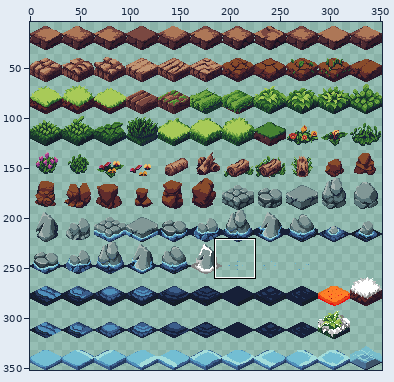
Sprite sheet -- resources/textures/spritesheet.png. Above: a wide view before the commit, with the close-up outlined.
Close-up. Earlier state:
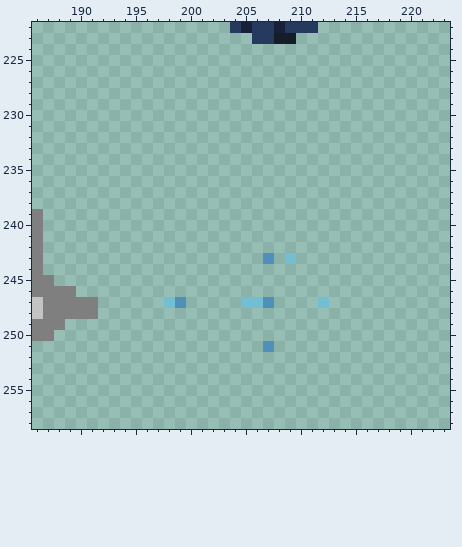
The file is 352x352 pixels. Colours within 5 levels of each other are drawn and written as one. Shown: x 186..223, y 222..258. The wide view leaves out empty margins.
After:
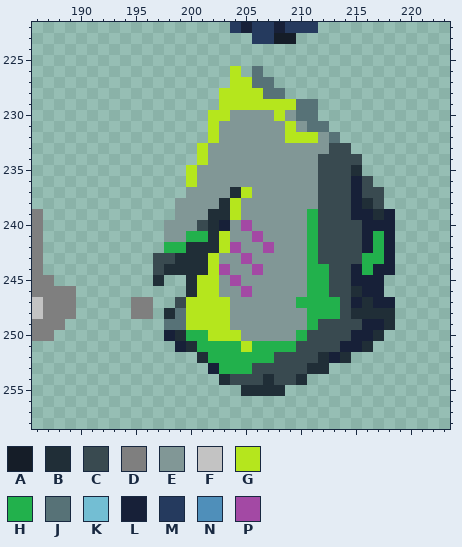
Palette (. is transparent): A #151d28  B #202e37  C #394a50  D #7f7f7f  E #819796  F #c3c3c3  G #b5e61d  H #22b14c  J #577277  K #73bed3  L #172038  M #253a5e  N #4f8fba  P #a349a4
Changes in this commit:
y 226: x 204 . -> G; x 206 . -> J
y 227: x 204..207 .... -> GGJJ
y 228: x 203..208 ...... -> GGGGJJ
y 229: x 203..211 ......... -> GGGGGGGJJ
y 230: x 202..211 .......... -> GGEEEEGEJJ
y 231: x 202..212 ........... -> GEEEEEEGEJJ
y 232: x 202..213 ............ -> GEEEEEEGGGEJ
y 233: x 201..214 .............. -> GEEEEEEEEEEECC
y 234: x 201..215 ............... -> GEEEEEEEEEECCCC
y 235: x 200..215 ................ -> GEEEEEEEEEEECCCB
y 236: x 200..216 ................. -> GEEEEEEEEEEECCCLC
y 237: x 200..217 .................. -> EEEEBGEEEEEECCCLCC
y 238: x 199..217 ................... -> EEEEBGEEEEEEECCCLBC
y 239: x 199..218 .................... -> EEEBBGEEEEEEHCCCLLBL
y 240: x 198..218 ..................... -> EEECBLEPEEEEEHCCCCLLL
y 241: x 198..218 ..................... -> EEHHBGEEPEEEEHCCCCLHL
y 242: x 198..218 ..................... -> HHBBBGPEEPEEEHCCCCLHL
y 243: x 197..218 ..........N.K......... -> CCBBBGEEPEEEEEHCCCCHHL
y 244: x 197..218 ...................... -> CBBBBGPEEPEEEEHHCCLHLL
y 245: x 197 . -> B; x 200..217 .................. -> BGGEPEEEEEEHHCCLLL
y 246: x 200..217 .................. -> BGGEEPEEEEEHHCCBLL
y 247: x 190..191 DD -> ..; x 195..196 .. -> DD; x 198..218 KN.....KKN....K...... -> .CGGGGEEEEEEHHHHCLBLL
y 248: x 190..191 DD -> ..; x 195..196 .. -> DD; x 198..218 ..................... -> BJGGGGEEEEEEEHHHCBBBB
y 249: x 198..218 ..................... -> JJGGGGEEEEEEEHCCCCLLB
y 250: x 198..217 .................... -> LBHHGGGEEEEEHCCCCLLB
y 251: x 199..216 ........N......... -> LBHHHHGHHHHCCCCLLB
y 252: x 201..214 .............. -> BHHHHHHCCCCBLB
y 253: x 202..212 ........... -> LHHHCCCCCBB
y 254: x 203..210 ........ -> BCCCBCCB
y 255: x 205..208 .... -> BBBB
Changed places in both close-ups, as pixel boxes (x1, y1, x2, y2):
changed: (131, 66, 395, 396)
erased: (76, 297, 98, 319)
